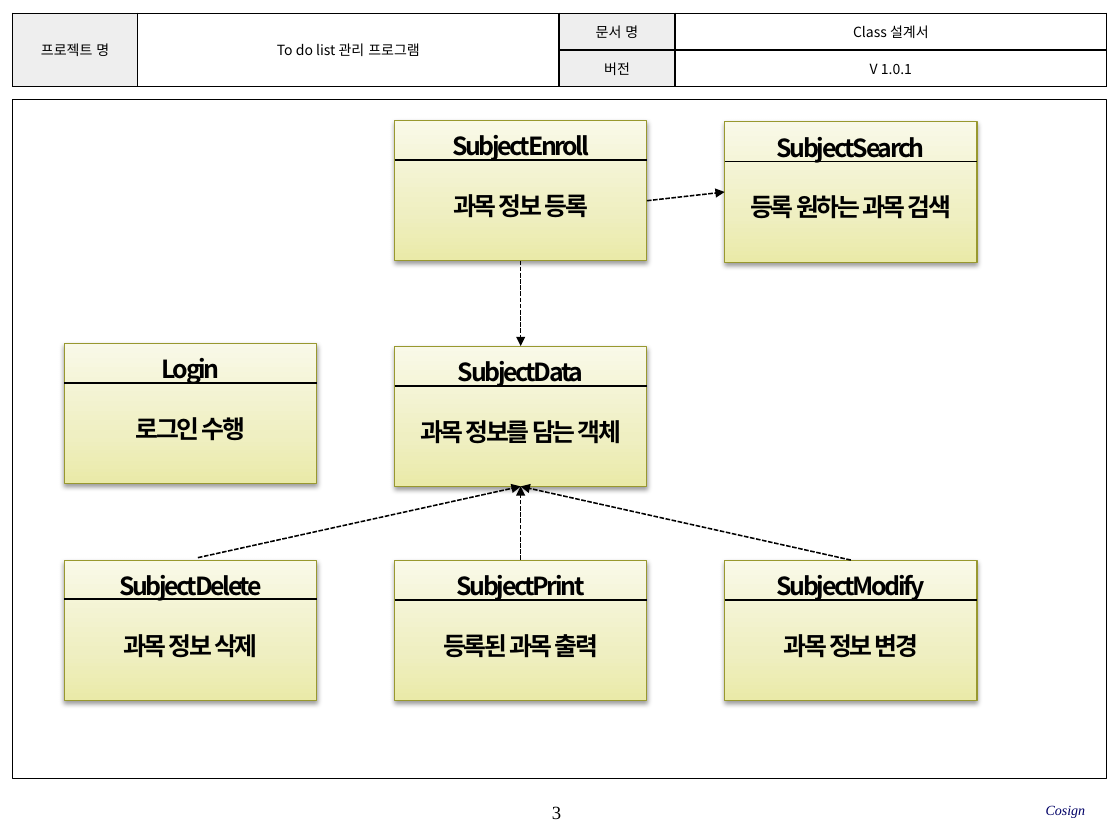
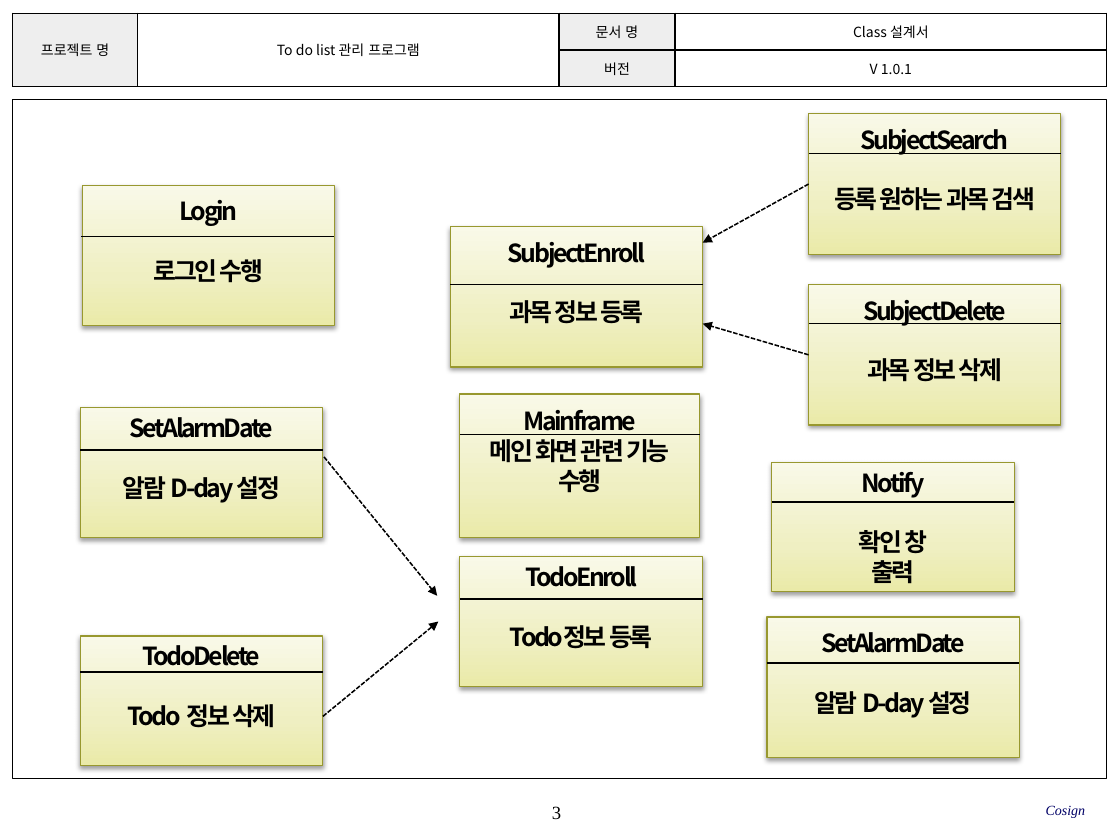
Before and after one commit to SMU-SE-Admin/18-1_5_COSIGN_Doc, a slide deck: slide 3 of 03 설계/Class 설계서_5_Cosign.pptx. Drawn at 1120x840 pixels with LibreOffice and Linux fonts; fonts in the diff are those of the drawing; background and template pictures are left out. Boxes give left, top, right and bottom in pixels: in the first picture for what was removed or moved away, otherwise in the second. Text is boxed around its words. In the diff, an @@ line names an element or a change of style, - is before the commit and + after.

```diff
--- a/03 설계/Class 설계서_5_Cosign.pptx
+++ b/03 설계/Class 설계서_5_Cosign.pptx
@@ rectangle "SubjectSearch": place and size @@
-rectangle "SubjectSearch" at (725,122,977,262)
+rectangle "SubjectSearch" at (809,114,1061,254)
@@ line moved from (725, 161) - (977, 161) to (809, 153) - (1061, 153) @@
@@ rectangle "Login": place and size @@
-rectangle "Login" at (64,344,316,484)
+rectangle "Login" at (83,186,335,326)
@@ arrow moved from (647, 200) - (725, 192) to (809, 184) - (702, 243) @@
@@ line moved from (394, 385) - (647, 385) to (82, 236) - (334, 236) @@
@@ rectangle "SubjectEnroll": place and size @@
-rectangle "SubjectEnroll" at (394,120,646,260)
+rectangle "SubjectEnroll" at (450,226,702,366)
@@ arrow removed from (521, 261) to (521, 346) @@
@@ line moved from (394, 160) - (647, 160) to (450, 284) - (702, 284) @@
@@ rectangle "SubjectDelete": place and size @@
-rectangle "SubjectDelete" at (64,560,316,700)
+rectangle "SubjectDelete" at (809,284,1061,424)
@@ arrow moved from (521, 560) - (521, 486) to (809, 355) - (702, 324) @@
@@ line moved from (64, 599) - (317, 599) to (809, 324) - (1061, 324) @@
@@ rectangle removed at (394,346,646,486) @@
-SubjectData
-과목 정보를 담는 객체
@@ rectangle added at (460,394,700,538), fill gradient #E9E9A9 to #EFEFC4 to #FAFAE8, outline #98982F 0.75 pt, 16 pt, text #000000, bold @@
+Mainframe
+메인 화면 관련 기능
+수행
@@ line moved from (64, 383) - (317, 383) to (460, 435) - (700, 435) @@
@@ group added at (81,408,1015,766): 3 rectangles, 3 lines, 1 arrow @@
+Notify
+확인 창
+출력
+TodoDelete
+Todo 정보 삭제
+SetAlarmDate
+알람 D-day 설정
@@ arrow moved from (198, 558) - (521, 486) to (324, 457) - (437, 596) @@
@@ arrow removed from (851, 560) to (521, 486) @@
@@ rectangle "TodoEnroll": place and size @@
-rectangle "TodoEnroll" at (394,560,646,700)
+rectangle "TodoEnroll" at (460,557,703,687)
@@ text in rectangle at (510,566,652,649): text changed @@
-SubjectPrint
-등록된 과목 출력
+TodoEnroll
+Todo정보 등록
@@ rectangle removed at (725,560,977,700) @@
-SubjectModify
-과목 정보 변경
@@ line moved from (394, 600) - (647, 600) to (460, 599) - (702, 599) @@
@@ rectangle added at (767,617,1019,757), fill gradient #E9E9A9 to #EFEFC4 to #FAFAE8, outline #98982F 0.75 pt, 16 pt, text #000000, bold @@
+SetAlarmDate
+알람 D-day 설정
@@ line moved from (725, 600) - (977, 600) to (767, 663) - (1019, 663) @@
```
Also in this commit, not shown: 1 other slide changed, 2 slides removed, 1 other file.
